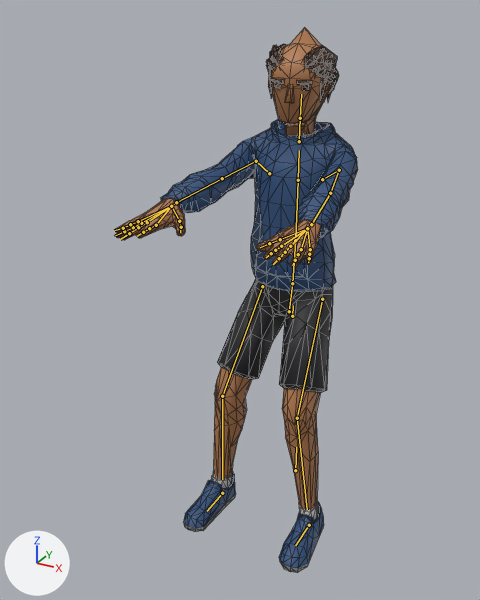
The glTF model js/models/avatars/club-crowd-vm5.glb: old version first, new version second.
The view is the same before and after, from a 50 mm camera at (0.917, -2.241, 1.833) aimed at (-0.067, -0.452, 0.938). The axes (+X, +Y, +Z) are drawn at lower left. The lights are the same throughout. The older version comes first. Both versions are drawn at frame 287 of the action 'Seated_Loop'; the numbers are the values there. The bones that change, and the others that lie on the model, are drawn over the model as lines. Mesh edges are drawn as thin lines.

Objects in the first picture: 'Casual_Body'.
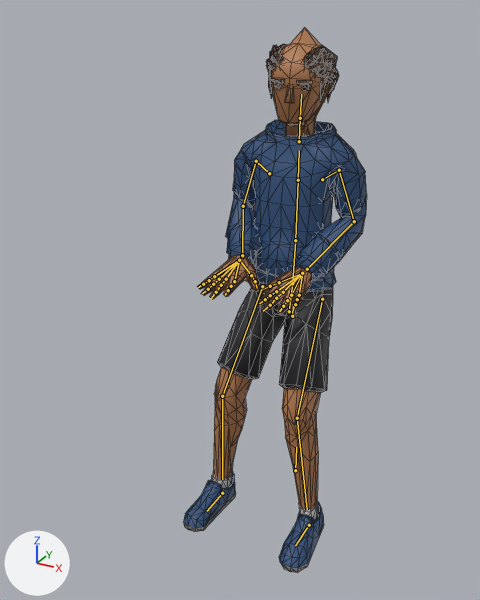
Boxes [x1, y1, x2, y2] around the edits, measured in the pictures (480 x 600 px):
'Casual_Body', posed (25% narrower): before [114, 27, 358, 573]; after [184, 27, 367, 573]
bone 'UpperArm.L', root to tip: before (339, 170) to (330, 193); after (339, 170) to (354, 221)
bone 'LowerArm.L', root to tip: before (330, 193) to (311, 224); after (354, 221) to (307, 269)
bone 'Wrist.L', root to tip: before (311, 224) to (307, 228); after (307, 269) to (302, 273)
bone 'UpperArm.R', root to tip: before (256, 161) to (222, 178); after (256, 161) to (243, 206)
bone 'LowerArm.R', root to tip: before (222, 178) to (176, 202); after (243, 206) to (242, 255)
bone 'Wrist.R', root to tip: before (176, 202) to (171, 206); after (242, 255) to (239, 260)

The change, as a list of edits to the scene's bpy script:
```text
Change bone_upperarm_l:
    where bone_upperarm_l = bpy.data.objects['CharacterArmature'].pose.bones['UpperArm.L']  # child of 'Shoulder.L'
    bone_upperarm_l.rotation_quaternion: (0.773, -0.116, 0.0, -0.623) -> (0.812, -0.582, 0.005, 0.041)  # degrees (-10, -8, -77) -> degrees (-71, 3, 4)
Change bone_lowerarm_l:
    where bone_lowerarm_l = bpy.data.objects['CharacterArmature'].pose.bones['LowerArm.L']  # child of 'UpperArm.L'
    bone_lowerarm_l.rotation_quaternion: (0.999, 0.012, 0.027, 0.03) -> (0.717, -0.089, 0.451, -0.525)  # degrees (2, 3, 4) -> degrees (-46, 34, -87)
Change bone_wrist_l:
    where bone_wrist_l = bpy.data.objects['CharacterArmature'].pose.bones['Wrist.L']  # child of 'LowerArm.L'
    bone_wrist_l.rotation_quaternion: (0.994, -0.019, 0.003, -0.108) -> (0.94, 0.215, 0.263, 0.036)  # degrees (-2, 0, -12) -> degrees (29, 29, 12)
Change bone_upperarm_r:
    where bone_upperarm_r = bpy.data.objects['CharacterArmature'].pose.bones['UpperArm.R']  # child of 'Shoulder.R'
    bone_upperarm_r.rotation_quaternion: (-0.772, 0.104, 0.0, -0.627) -> (-0.813, 0.581, -0.004, 0.037)  # degrees (-9, 8, 78) -> degrees (-71, -2, -4)
Change bone_lowerarm_r:
    where bone_lowerarm_r = bpy.data.objects['CharacterArmature'].pose.bones['LowerArm.R']  # child of 'UpperArm.R'
    bone_lowerarm_r.rotation_quaternion: (-0.999, -0.013, 0.026, 0.03) -> (-0.701, 0.07, 0.46, -0.541)  # degrees (2, -3, -4) -> degrees (-46, -35, 91)
Change bone_wrist_r:
    where bone_wrist_r = bpy.data.objects['CharacterArmature'].pose.bones['Wrist.R']  # child of 'LowerArm.R'
    bone_wrist_r.rotation_quaternion: (-0.993, 0.054, -0.025, -0.101) -> (-0.951, -0.186, 0.241, 0.047)  # degrees (-6, 3, 11) -> degrees (25, -26, -11)
```
